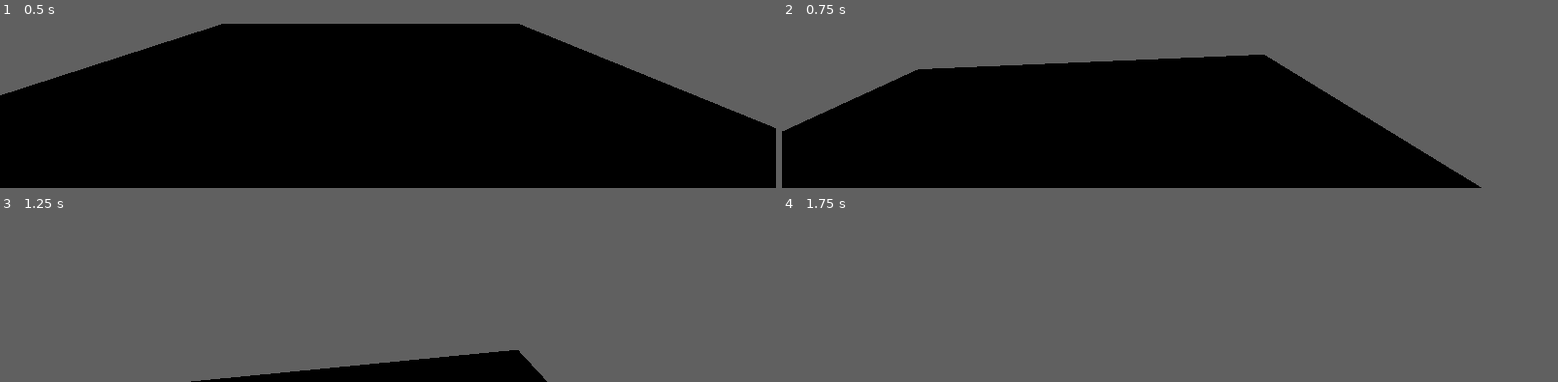
Above: before the commit, frames 1-4 (two rows, left to right).
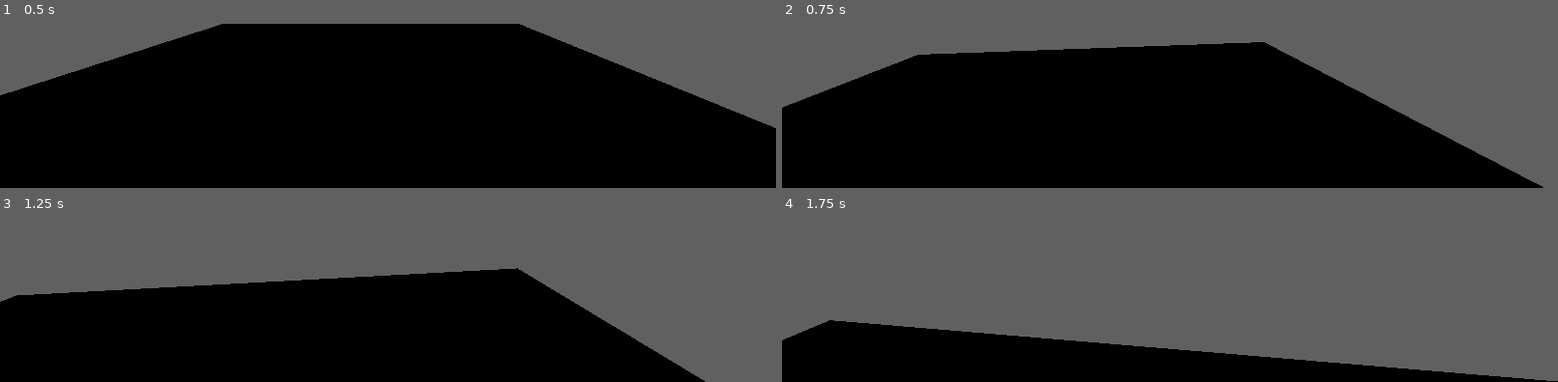
Above: after the commit, the same moments.

Repository: acnbhop/kengd
Game: Godot game, scene res://Levels/TestLevel.tscn
Same seed, same stepped clock (60 frames per second), same inputs: the game is played once before the commit and once after it. The project has no main scene, so this scene is started directly.
Inputs (mouse positions are in pixels of both pictures, inside the frame that each line leads up to):
- Up to frame 1 (0.5 s): no input
- Up to frame 2 (0.75 s): tap Enter at 0.5 s; move the mouse to (outside the picture) at 0.52 s; hold W (MoveForward) from 0.53 s (still down); tap Space (Jump) at 0.6 s
- Up to frame 3 (1.25 s): keep holding W (MoveForward); tap Space (Jump) at 0.77, 1.07 s
- Up to frame 4 (1.75 s): keep holding W (MoveForward); move the mouse to (outside the picture) at 1.27 s; tap Space (Jump) at 1.35, 1.52 s

Frame 1 is identical in both runs. In frame 2, 10% of the frame differs, in the area x 0-99%, y 14-100%; in frame 3, 43%, in the area x 0-91%, y 32-100%; in frame 4, 19%.

Commit message:
Group export

Diff:
--- a/Code/Character.gd
+++ b/Code/Character.gd
@@ -2,8 +2,14 @@
 
 extends CharacterBody3D
 
+@export_group("Movement")
+# Movement speed of the character.
 @export var MovementSpeed: float = 5.0
-@export var JumpForce: float = 7.0
+# The force applied when the character jumps.
+@export var JumpForce: float = 4.0
+
+@export_group("Camera")
+# The sensitivity of the mouse for looking around.
 @export var MouseSensitivity: float = 0.002
 
 @onready var HeadNode: Node3D = $Head
